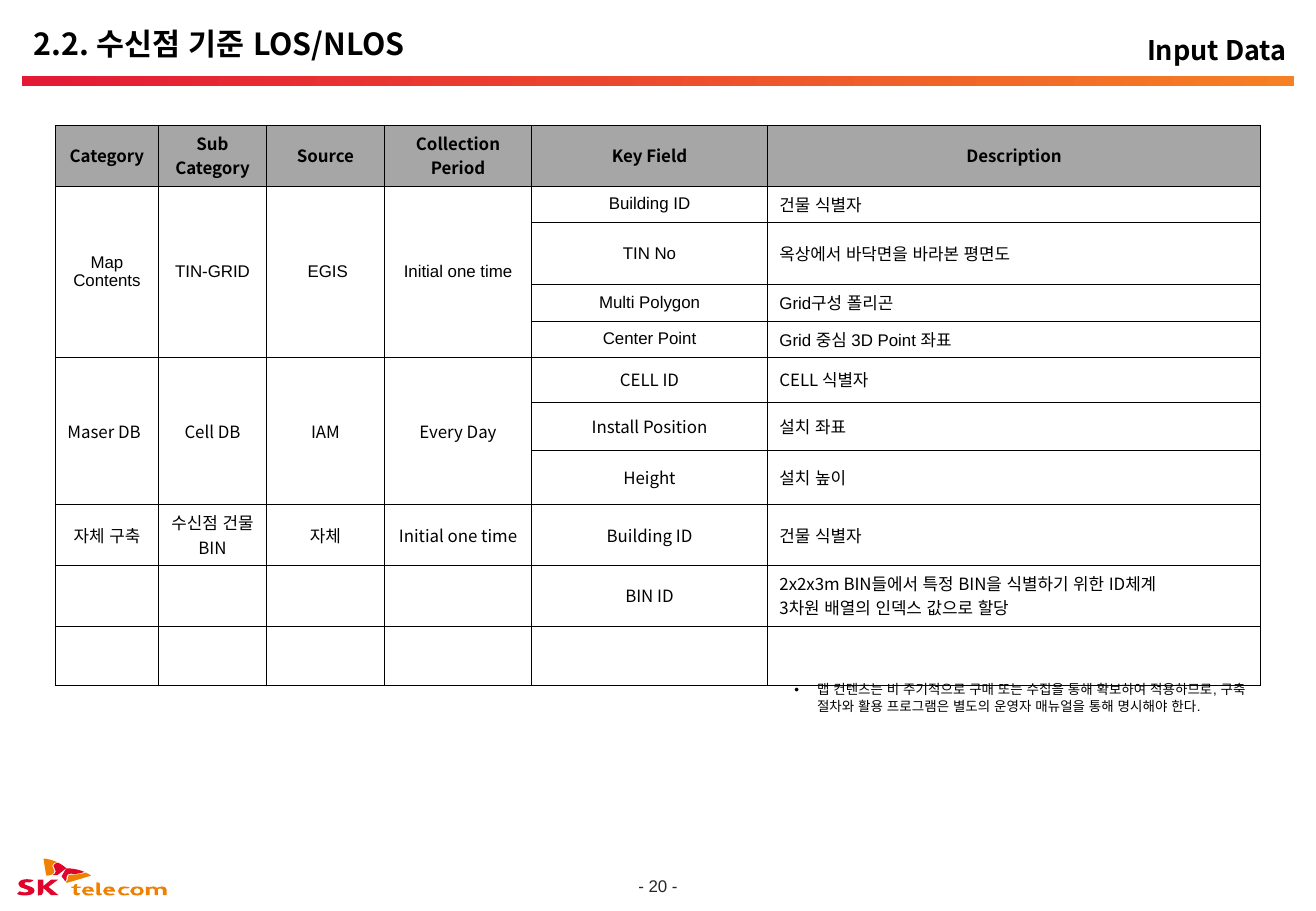
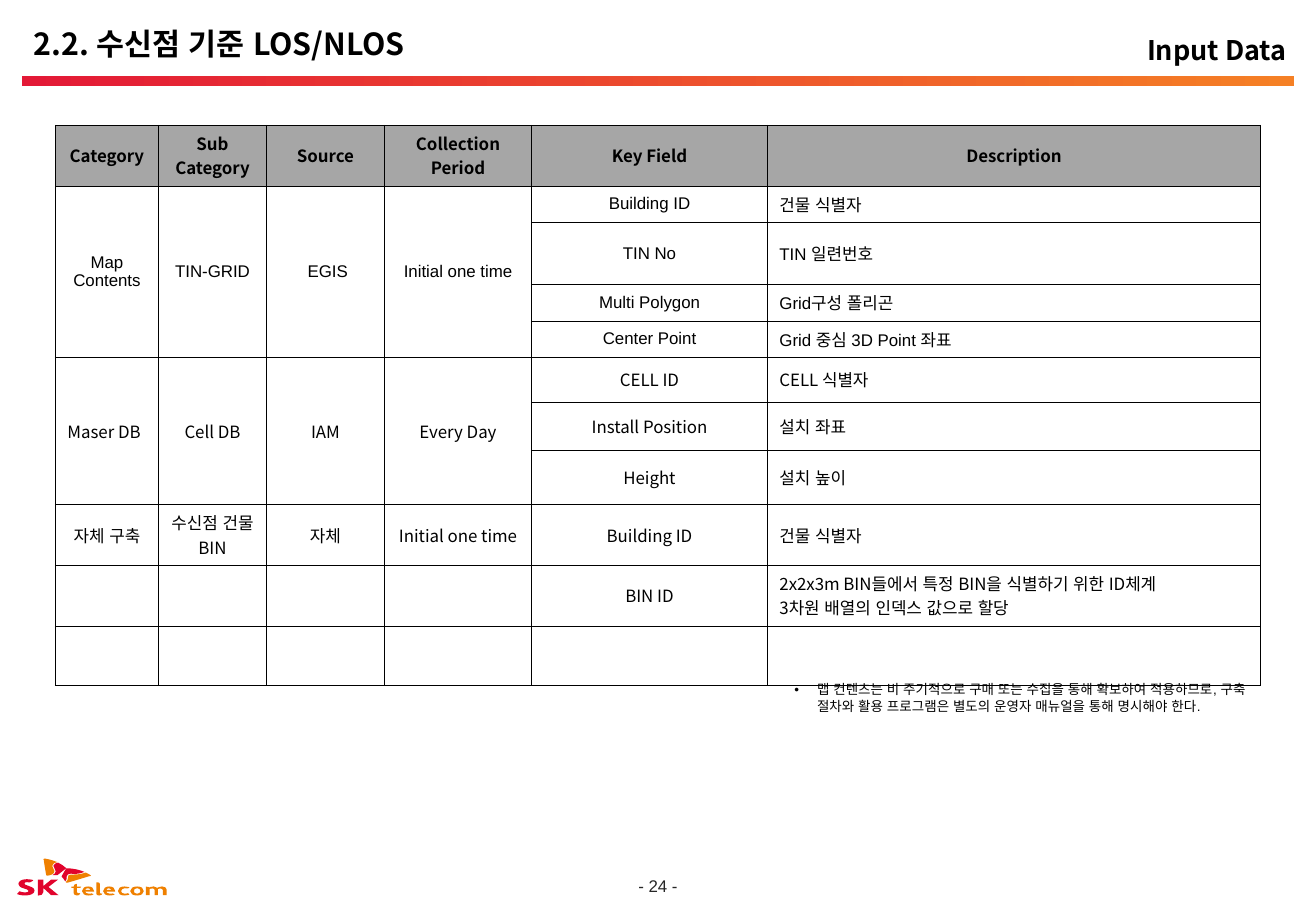
Before and after one commit to pmosoft/spark_scala, a slide deck: slide 25 of eos/02.설계/TEOSPI-ProcessFlow_20190715.pptx (slide 21 before the commit). Drawn at 1316x911 pixels with LibreOffice and Linux fonts; fonts in the diff are those of the drawing; background and template pictures are left out. Boxes give left, top, right and bottom in pixels: in the first picture for what was removed or moved away, otherwise in the second. Text is boxed around its words. In the diff, an @@ line names an element or a change of style, - is before the commit and + after.

```diff
--- a/eos/02.설계/TEOSPI-ProcessFlow_20190715.pptx
+++ b/eos/02.설계/TEOSPI-ProcessFlow_20190715.pptx
@@ table at [56,125,1261,663] @@
-row 3, column 6: 옥상에서 바닥면을 바라본 평면도
+row 3, column 6: TIN 일련번호
@@ page number at [649,880,668,892]: text changed @@
-- 20 -
+- 24 -
```
Also in this commit, not shown: 4 other slides changed, 14 slides added, 4 other files.
